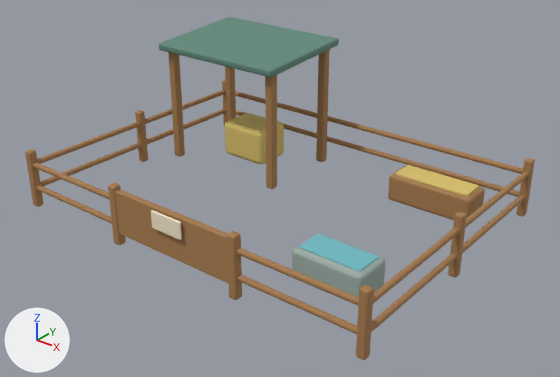
Before and after pictures for a commit that changed the glTF model assets/models/corral.glb.
Before and after are seen from a 50 mm lens placed at (8.23, -10.19, 6.79), pointed at (0.27, -0.25, 0.63). Arrows for +X, +Y and +Z are at lower left; the lights stay in place. The picture after the commit comes second. Where no turn or scale is listed for an object, it has been applied to the vertices. Vertices at exactly the same position are counted once.

In view in the first picture: 'Feed', 'FeedTrough', 'Gate', 'HayBale', 'RearRail', 'RearRail.001', 'Roof', 'ShelterPost', 'ShelterPost.002', 'ShelterPost.003', 'SideRail.002', 'SideRail.003', 'Water', 'WaterTrough' and 16 more.
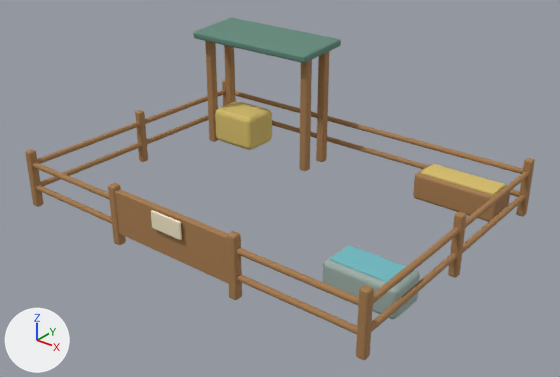
Changed parts and their boxes [x1, y1, x2, y2] in the pictures (560 x 377 px):
'Roof', reshaped, moved (18% narrower, 25% shorter)
    before: [159, 17, 339, 77]
    after: [194, 18, 341, 63]
'FeedTrough', moved
    before: [388, 166, 485, 220]
    after: [413, 164, 510, 222]
'WaterTrough', moved
    before: [292, 234, 385, 297]
    after: [323, 245, 420, 319]
'HayBale', moved
    before: [225, 113, 284, 164]
    after: [215, 101, 272, 150]
'ShelterPost.002', moved
    before: [265, 75, 277, 189]
    after: [299, 60, 312, 171]
'Water', moved
    before: [299, 234, 379, 272]
    after: [330, 245, 406, 282]
'ShelterPost', moved
    before: [168, 52, 185, 157]
    after: [205, 41, 218, 142]
'Feed', moved
    before: [395, 165, 479, 196]
    after: [421, 164, 505, 195]

Edits to the bpy script that builds the scene:
```text
Change me_cubo_027:
    used by ob_roof; location = (-2.0, 1.55, 2.53)
    remove me_cubo_027.from_pydata(...)  # 96 vertices, 188 faces; spans x -1.5..1.5, y -1.1..1.1, z -0.15..0.15
    add me_cubo_027.from_pydata(...)  # 96 vertices, 188 faces; spans x -1.5..1.5, y -0.63..0.63, z -0.12..0.12
    me_cubo_027 part 1: the whole mesh is multiplied about its middle by the matrix ((1.0, 0.0, 0.0), (0.0, 0.562, -0.031), (0.0, -0.031, 0.998))
Change ob_feed:
    ob_feed.location: (2.3, 1.9, 0.6) -> (2.65, 2.25, 0.6)
Change ob_feedtrough:
    ob_feedtrough.location: (2.3, 1.9, 0.32) -> (2.65, 2.25, 0.32)
Change ob_haybale:
    ob_haybale.location: (-2.0, 1.7, 0.42) -> (-2.7, 2.15, 0.42)
Change ob_roof:
    ob_roof.location: (-2.0, 1.55, 2.53) -> (-2.0, 2.1, 2.53)
Change ob_shelterpost:
    ob_shelterpost.location: (-3.3, 0.7, 1.25) -> (-3.3, 1.8, 1.25)
Change ob_shelterpost_002:
    ob_shelterpost_002.location: (-0.7, 0.7, 1.25) -> (-0.7, 1.8, 1.25)
Change ob_water:
    ob_water.location: (2.4, -1.45, 0.63) -> (3.0, -1.45, 0.63)
Change ob_watertrough:
    ob_watertrough.location: (2.4, -1.45, 0.34) -> (3.0, -1.45, 0.34)
```
